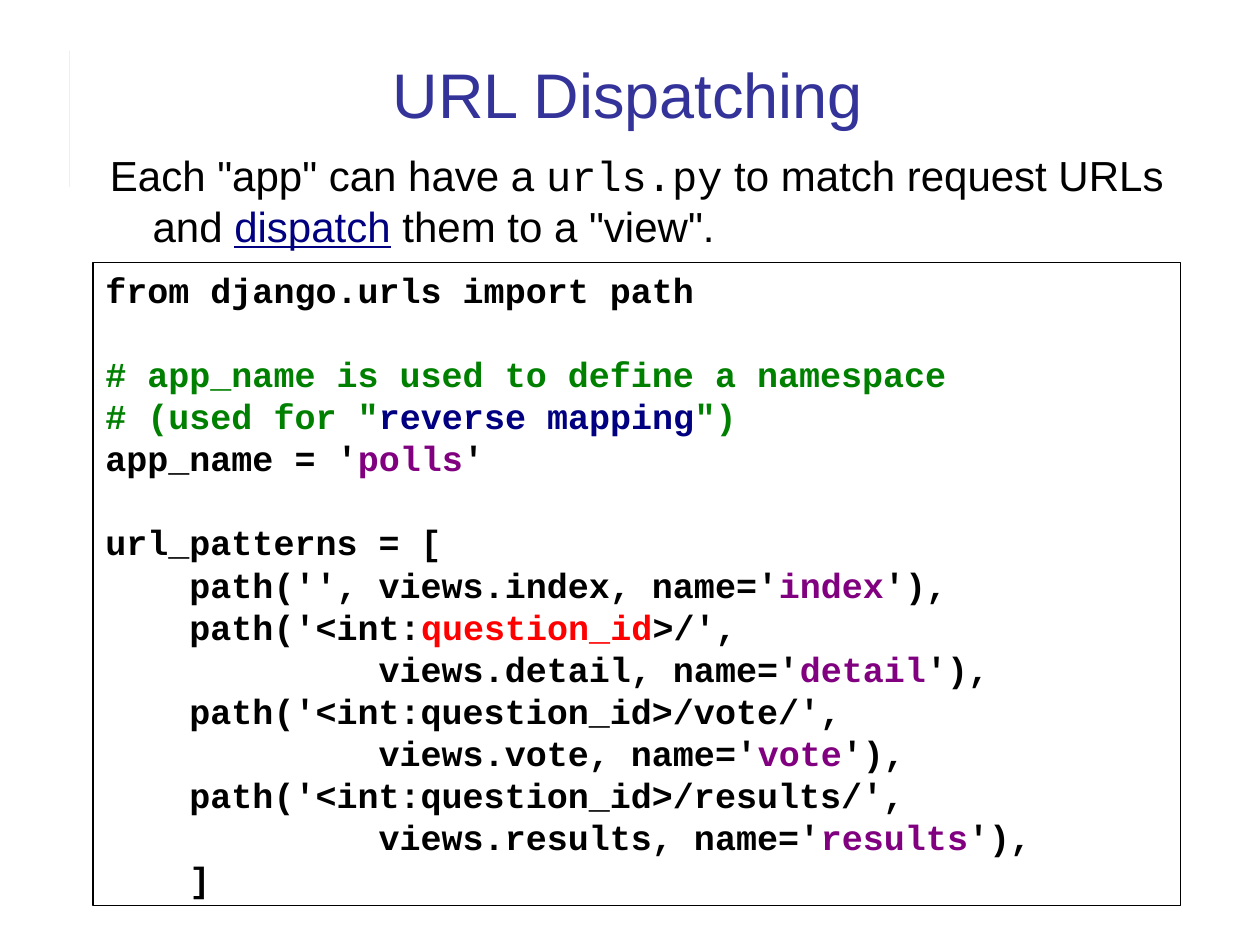
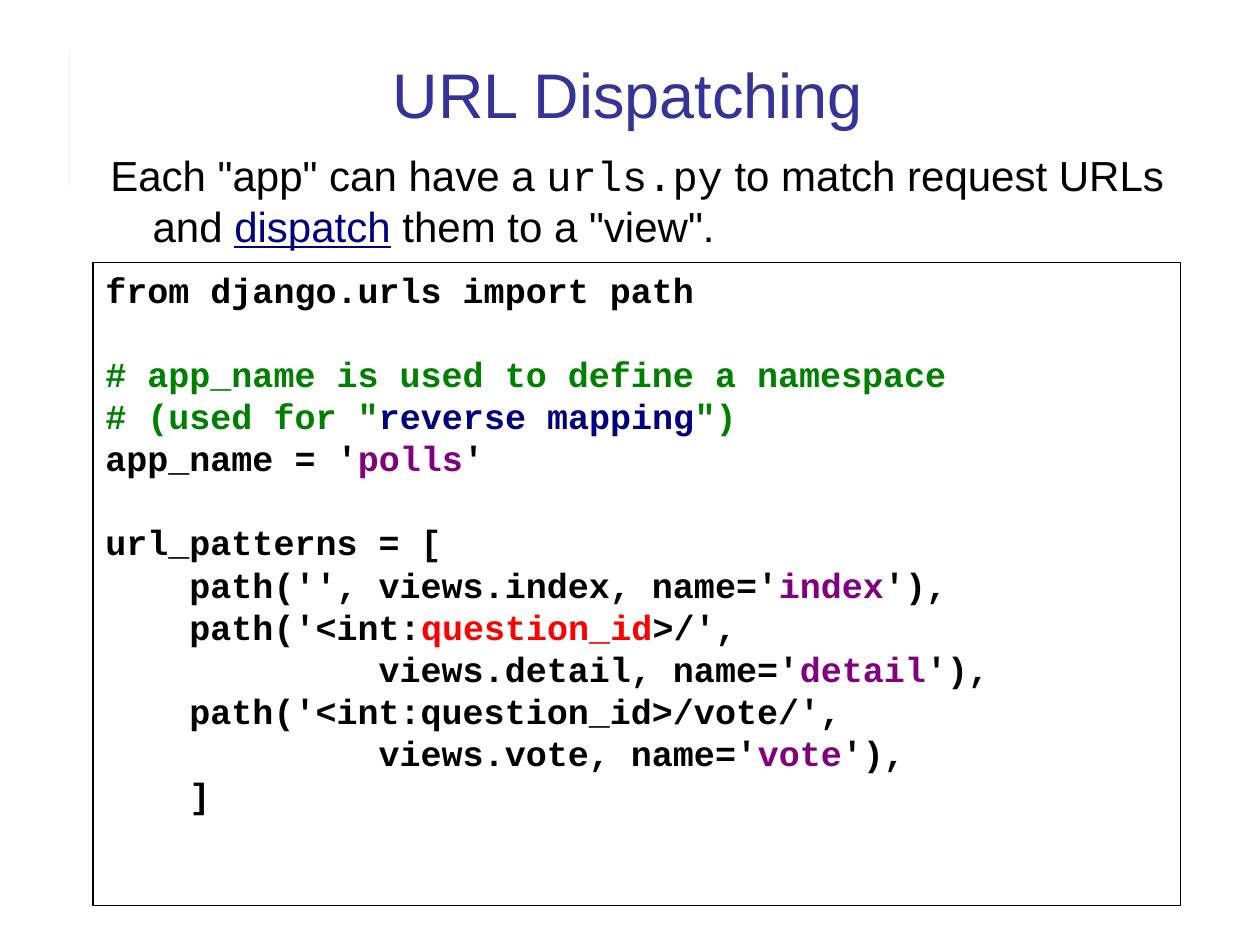
Before and after one commit to cpske/ISP, a slide deck: slide 13 of django/Django-review-1.ppt (slide 15 before the commit). Drawn at 1260x945 pixels with LibreOffice and Linux fonts; fonts in the diff are those of the drawing. Boxes give left, top, right and bottom in pixels: in the first picture for what was removed or moved away, otherwise in the second. Text is boxed around its words. In the diff, an @@ line names an element or a change of style, - is before the commit and + after.

```diff
--- a/django/Django-review-1.ppt
+++ b/django/Django-review-1.ppt
@@ text in rectangle at (x1=189, y1=783, x2=1031, y2=858): paragraphs removed @@
-path('<int:question_id>/results/',
-views.results, name='results'),
```
Also in this commit, not shown: 15 other slides changed, 2 slides added, 4 slides removed, 2 other files.
